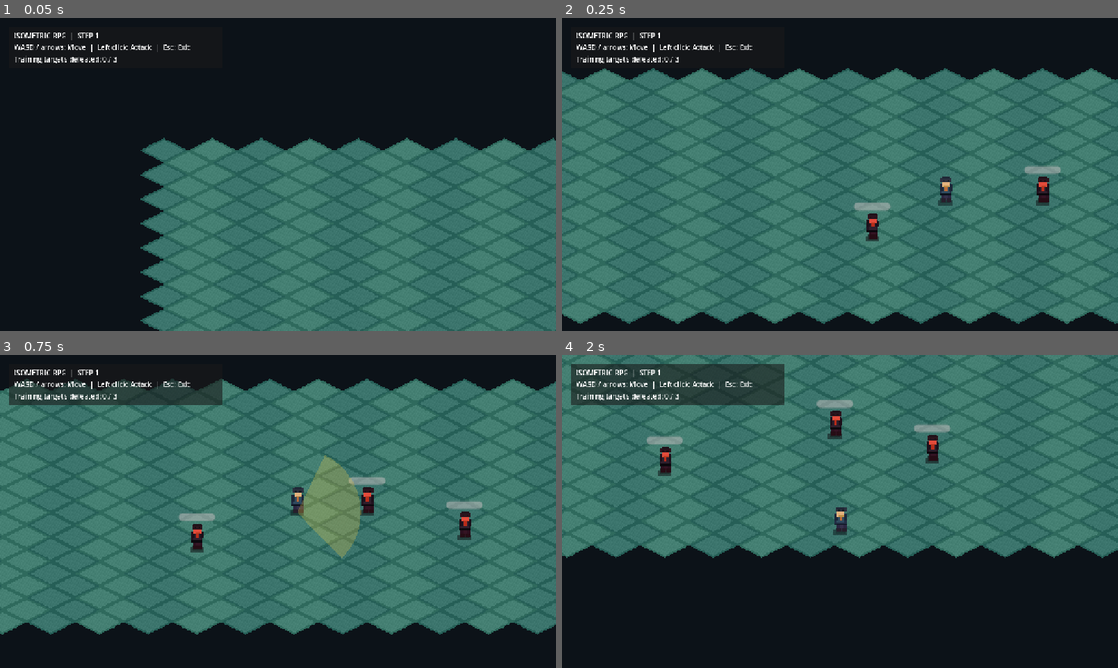
Above: before the commit, frames 1-4 (two rows, left to right).
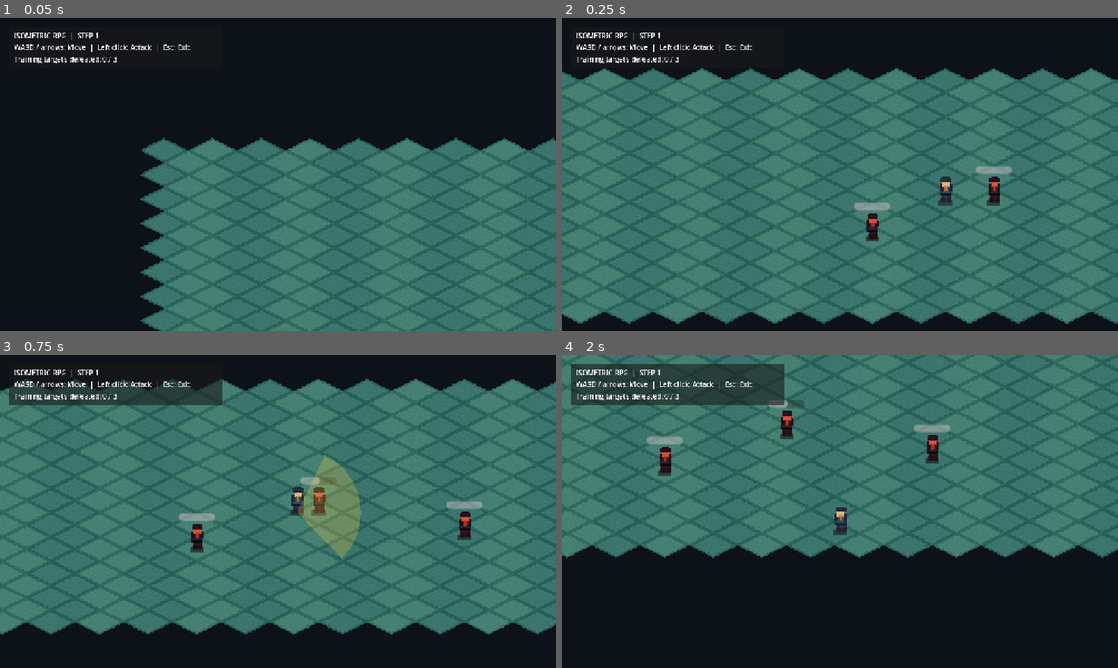
Above: after the commit, the same moments.

Repository: limbit95/isometric-rpg
Game: Godot game, scene res://scenes/main.tscn
Two runs of this game, one before a commit and one after it. Both use one fixed random seed, a clock stepped at 60 frames per second and the inputs below.
Inputs (mouse positions are in pixels of both pictures, inside the frame that each line leads up to):
- Up to frame 1 (0.05 s): no input
- Up to frame 2 (0.25 s): no input
- Up to frame 3 (0.75 s): tap Enter at 0.5 s; move the mouse to (400, 495) at 0.52 s; hold D (move_right) from 0.53 s (still down); click (400, 495) at 0.67 s
- Up to frame 4 (2 s): move the mouse to (728, 527) at 1.27 s; release D (move_right) at 1.28 s; hold S (move_down) from 1.28 s (still down)

Frame 1 is identical in both runs. In frame 2, 0.7% of the frame differs, in the area x 74-90%, y 47-60%; in frame 3, 0.6%; in frame 4, 0.7%.

Commit message:
fix(step1): place first target within melee range

Diff:
--- a/scripts/game/main.gd
+++ b/scripts/game/main.gd
@@ -11,7 +11,7 @@
 const SPAWN_CELL: Vector2i = Vector2i(10, 10)
 const TRAINING_DUMMY_SCENE: PackedScene = preload("res://scenes/enemies/training_dummy.tscn")
 const DUMMY_CELLS: Array[Vector2i] = [
-    Vector2i(12, 10),
+    Vector2i(11, 10),
     Vector2i(14, 12),
     Vector2i(8, 13),
 ]
